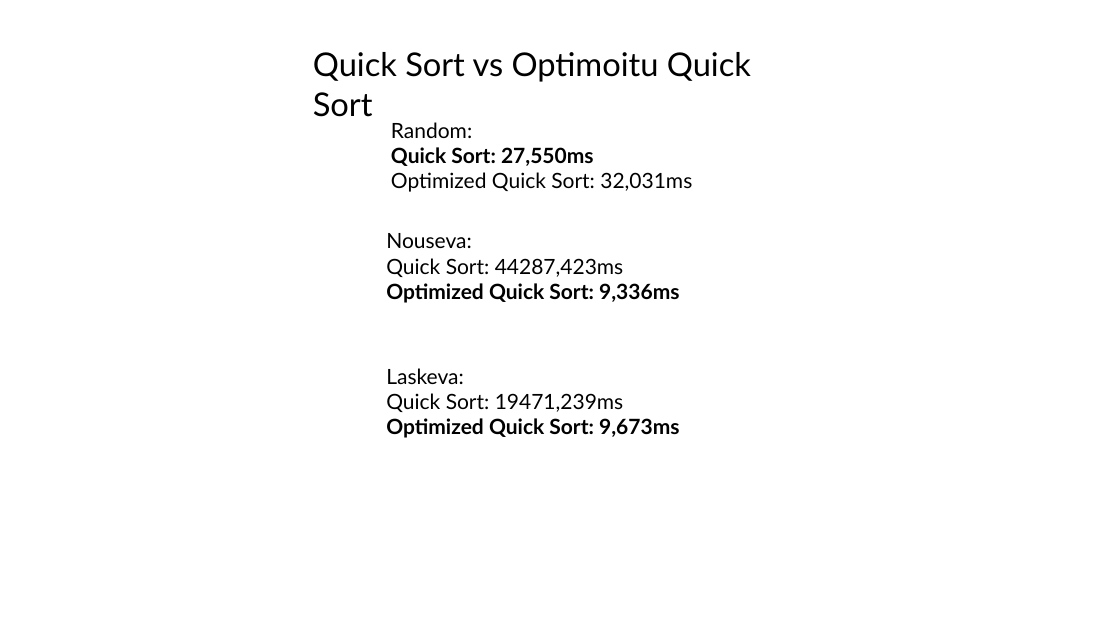
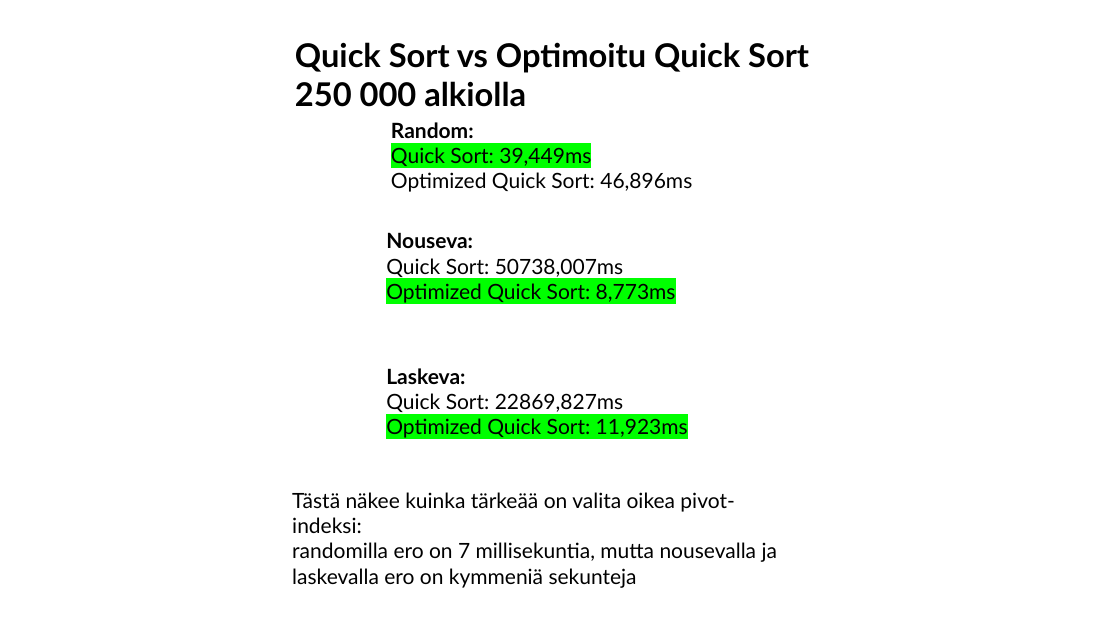
Before and after one commit to KeskinenNiilo/SortAlgorithmsJava, a slide deck: slide 7 of dokumentointi.pptx (slide 5 before the commit). Drawn at 1120x630 pixels with LibreOffice and Linux fonts; fonts in the diff are those of the drawing. Boxes give left, top, right and bottom in pixels: in the first picture for what was removed or moved away, otherwise in the second. Text is boxed around its words. In the diff, an @@ line names an element or a change of style, - is before the commit and + after.

```diff
--- a/dokumentointi.pptx
+++ b/dokumentointi.pptx
@@ text "Quick Sort vs Optimoitu Quick ...": place and size @@
-text "Quick Sort vs Optimoitu Quick ..." at bbox=[313, 52, 751, 117]
+text "Quick Sort vs Optimoitu Quick ..." at bbox=[295, 42, 809, 107]
@@ text at bbox=[295, 42, 809, 73]: bold on in "Quick Sort vs Optimoitu Quick Sort" @@
@@ text at bbox=[295, 81, 526, 107]: paragraph added @@
+250 000 alkiolla
@@ text at bbox=[391, 147, 692, 192]: text changed @@
-Quick Sort: 27,550ms
-Optimized Quick Sort: 32,031ms
+Quick Sort: 39,449ms
+Optimized Quick Sort: 46,896ms
@@ text at bbox=[391, 122, 474, 138]: bold on in "Random:" @@
@@ text at bbox=[386, 232, 473, 248]: bold on in "Nouseva:" @@
@@ text at bbox=[386, 258, 676, 303]: text changed; bold off @@
-Quick Sort: 44287,423ms
-Optimized Quick Sort: 9,336ms
+Quick Sort: 50738,007ms
+Optimized Quick Sort: 8,773ms
@@ text at bbox=[386, 368, 465, 384]: bold on in "Laskeva:" @@
@@ text at bbox=[386, 393, 688, 438]: text changed; bold off @@
-Quick Sort: 19471,239ms
-Optimized Quick Sort: 9,673ms
+Quick Sort: 22869,827ms
+Optimized Quick Sort: 11,923ms
@@ text added at bbox=[292, 492, 777, 588], 18 pt, text #000000 @@
+Tästä näkee kuinka tärkeää on valita oikea pivot-indeksi:
+randomilla ero on 7 millisekuntia, mutta nousevalla ja
+laskevalla ero on kymmeniä sekunteja
```
Also in this commit, not shown: 5 other slides changed, 2 slides added, 3 other files.
